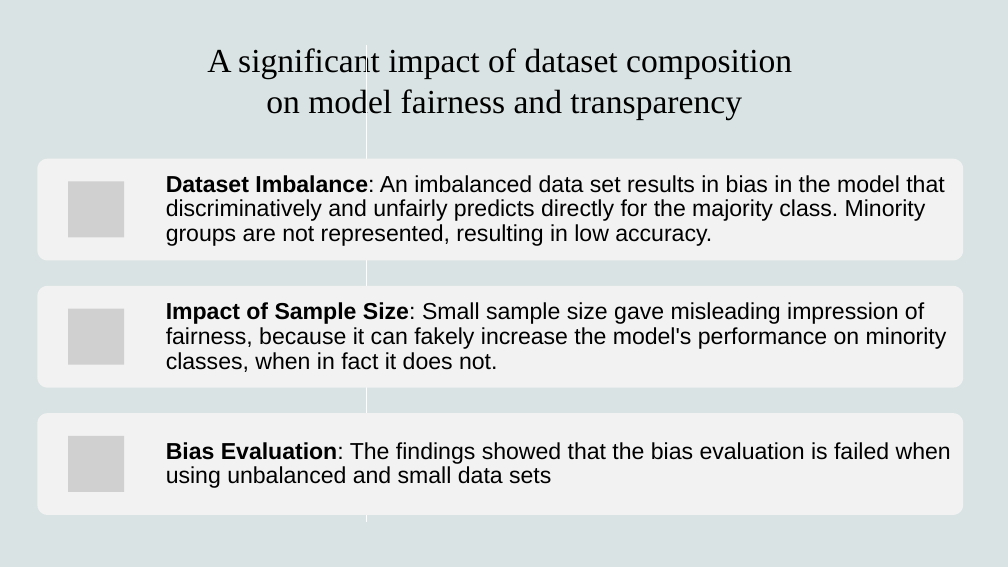
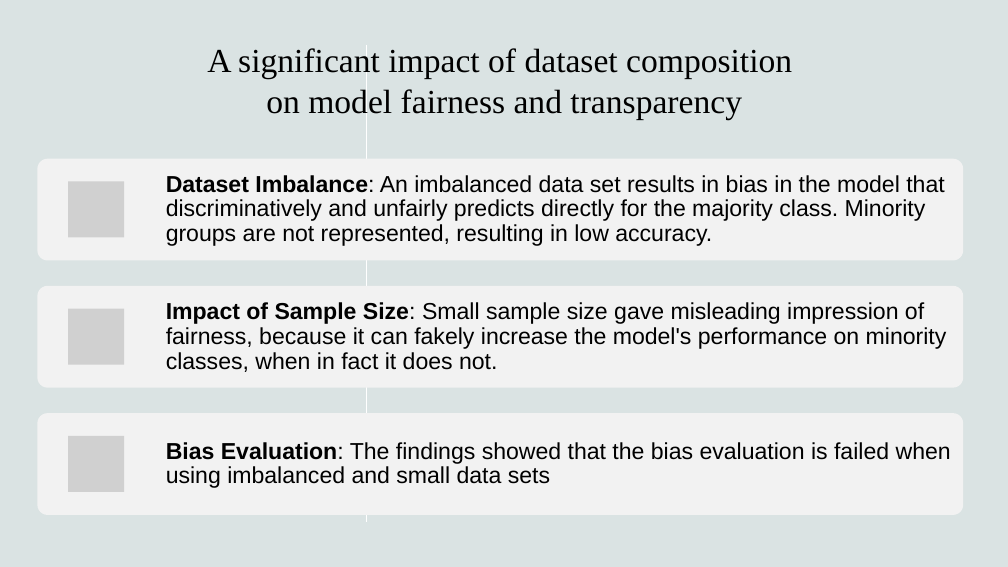
Before and after one commit to hennypurwadi/Imbalanced-or-Balanced-Dataset-Composition, a slide deck: slide 21 of 202370140_XAI_Presentation_1.pptx. Drawn at 1008x567 pixels with LibreOffice and Linux fonts; fonts in the diff are those of the drawing; grey boxes stand for pictures. Boxes give left, top, right and bottom in pixels: in the first picture for what was removed or moved away, otherwise in the second. Text is boxed around its words. In the diff, an @@ line names an element or a change of style, - is before the commit and + after.

```diff
--- a/202370140_XAI_Presentation_1.pptx
+++ b/202370140_XAI_Presentation_1.pptx
@@ text at box(166, 442, 951, 488): text changed @@
-Bias Evaluation: The findings showed that the bias evaluation is failed when using unbalanced and small data sets
+Bias Evaluation: The findings showed that the bias evaluation is failed when using imbalanced and small data sets
```
Also in this commit, not shown: 6 other slides changed, 2 other files.
